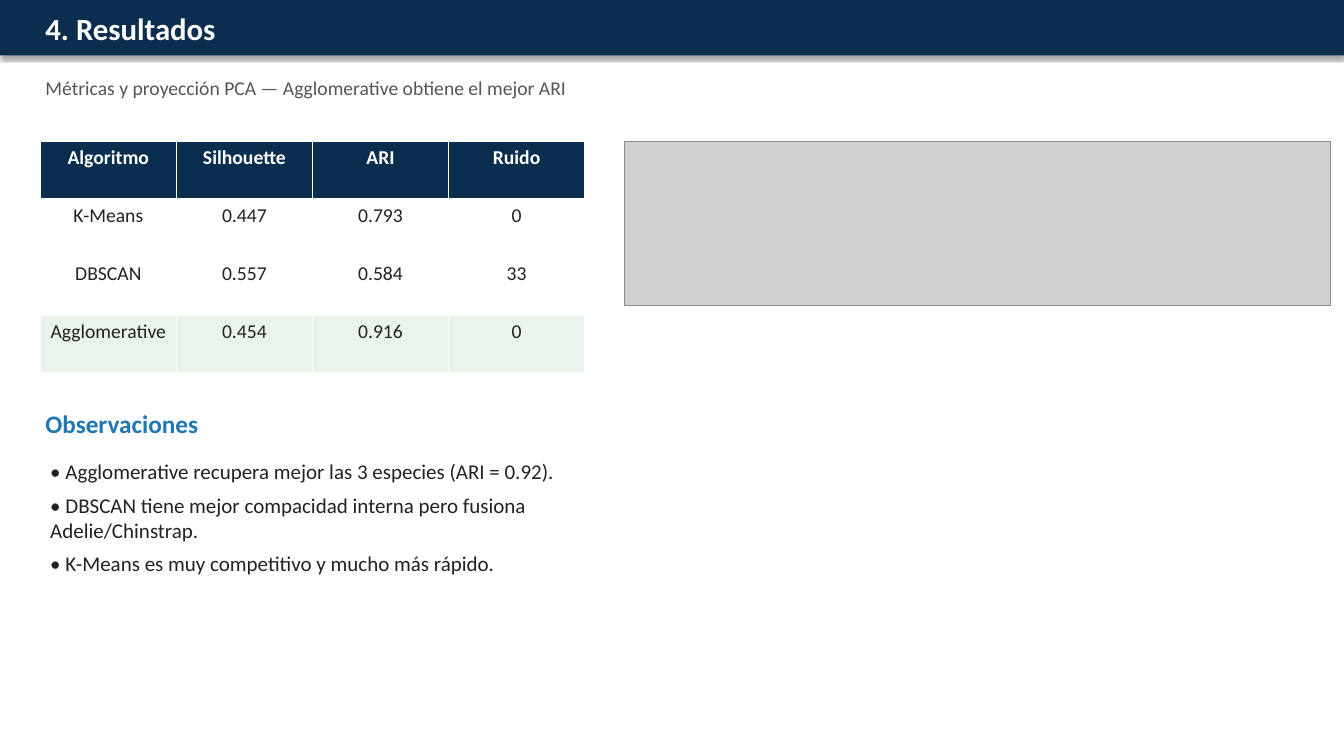
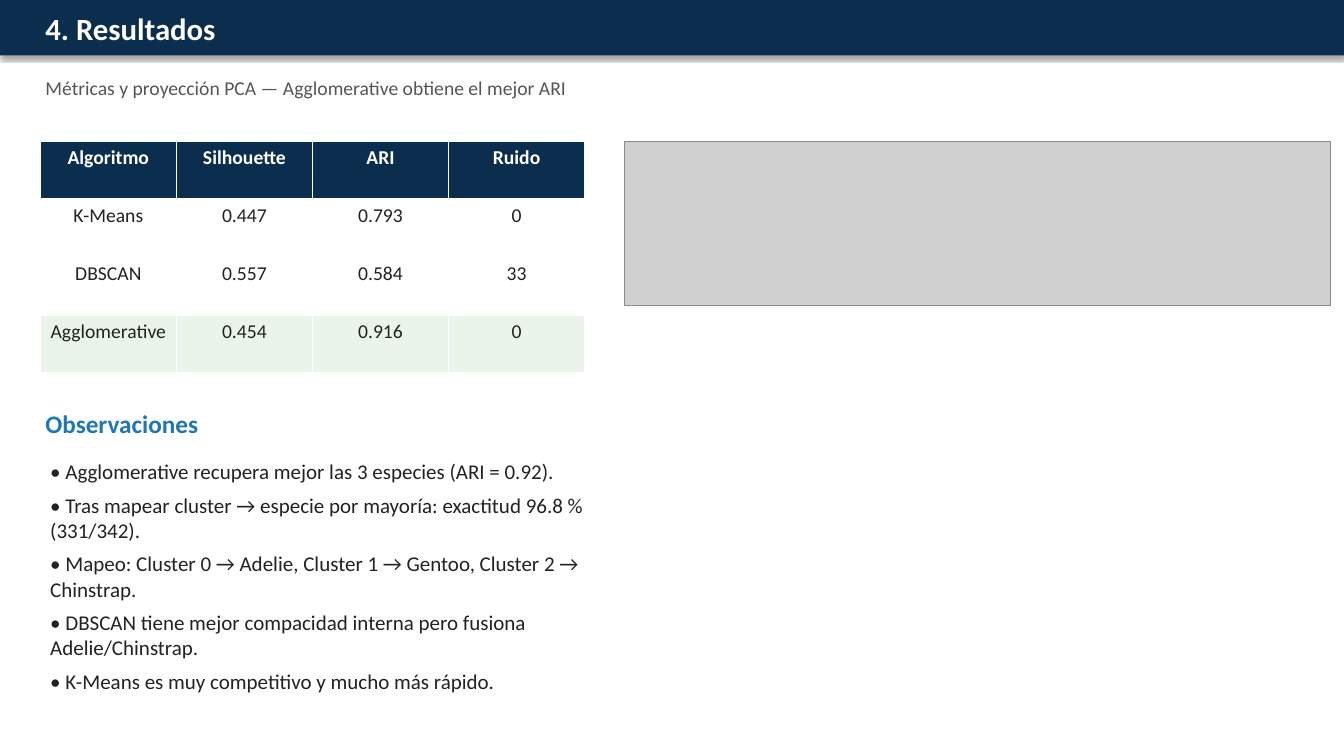
Before and after one commit to samuelhiram/clustering-palmer-penguins, a slide deck: slide 5 of presentacion.pptx. Drawn at 1344x756 pixels with LibreOffice and Linux fonts; fonts in the diff are those of the drawing; grey boxes stand for pictures. Boxes give left, top, right and bottom in pixels: in the first picture for what was removed or moved away, otherwise in the second. Text is boxed around its words. In the diff, an @@ line names an element or a change of style, - is before the commit and + after.

```diff
--- a/presentacion.pptx
+++ b/presentacion.pptx
@@ text at (50, 498, 563, 601): paragraphs added @@
+• Tras mapear cluster → especie por mayoría: exactitud 96.8 % (331/342).
+• Mapeo: Cluster 0 → Adelie, Cluster 1 → Gentoo, Cluster 2 → Chinstrap.
```
Also in this commit, not shown: 1 other slide changed, 38 other files.
